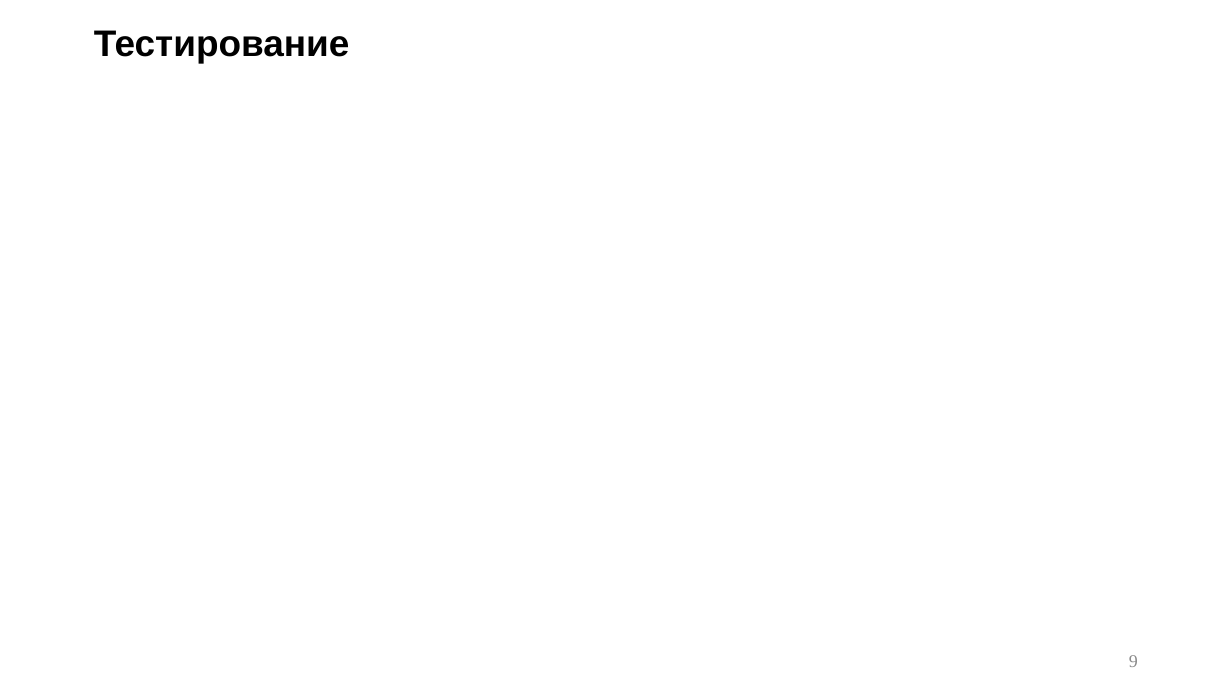
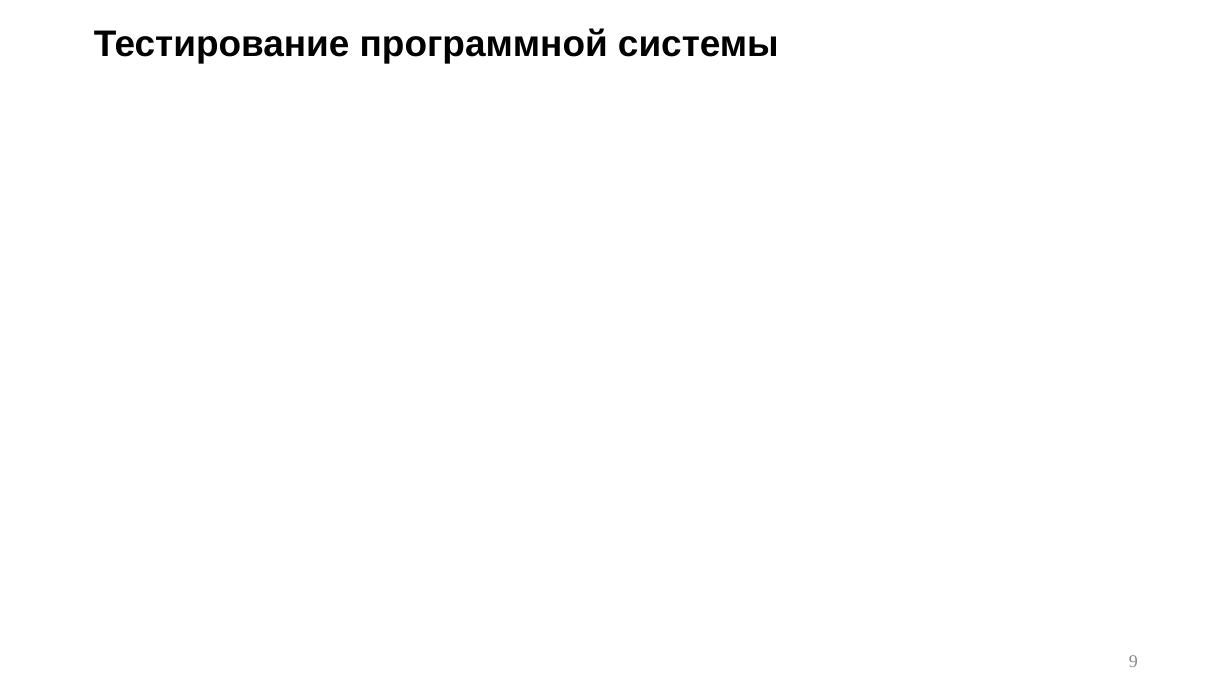
Before and after one commit to p6p62/RecognizerGenerator, a slide deck: slide 9 of Презентация на защиту.pptx. Drawn at 1232x693 pixels with LibreOffice and Linux fonts; fonts in the diff are those of the drawing. Boxes give left, top, right and bottom in pixels: in the first picture for what was removed or moved away, otherwise in the second. Text is boxed around its words. In the diff, an @@ line names an element or a change of style, - is before the commit and + after.

```diff
--- a/Презентация на защиту.pptx
+++ b/Презентация на защиту.pptx
@@ title at [94, 28, 779, 63]: text changed @@
-Тестирование
+Тестирование программной системы
```
Also in this commit, not shown: 4 other slides changed.
